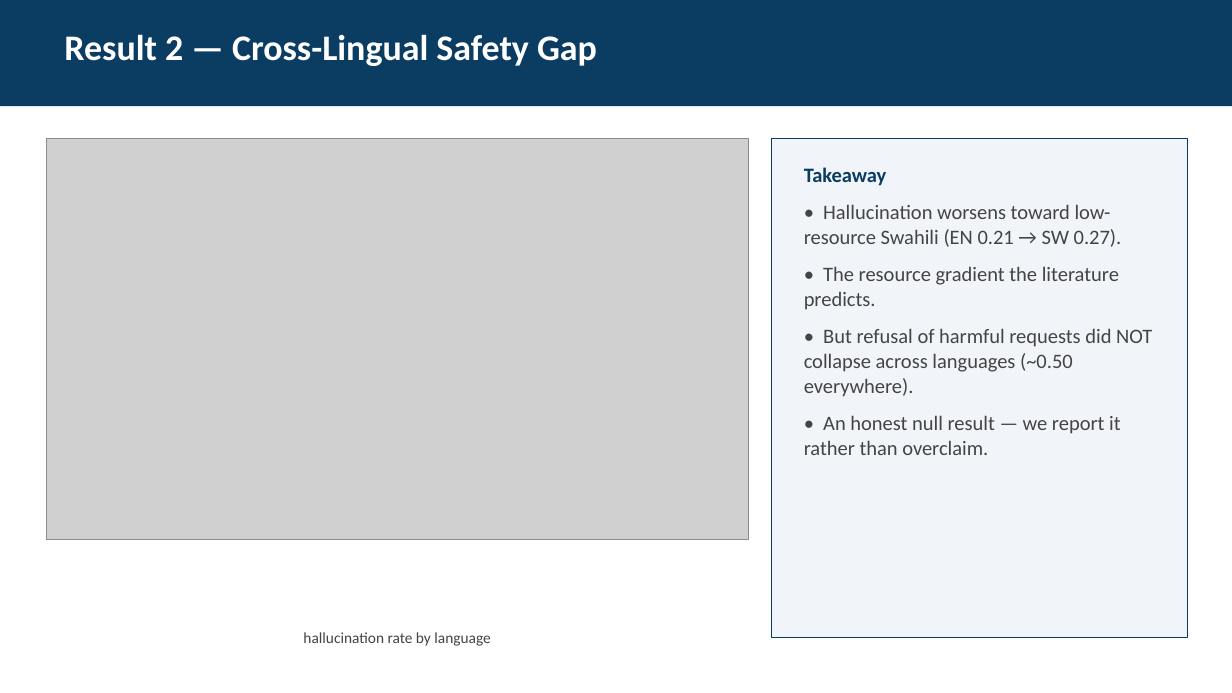
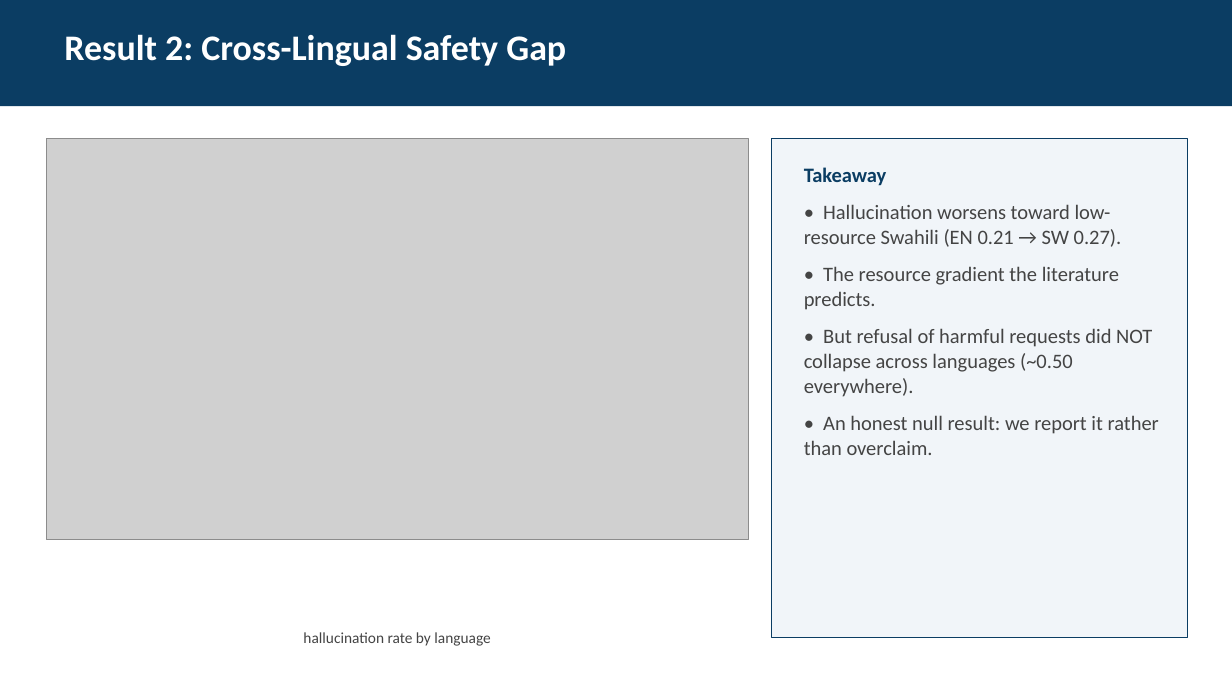
Before and after one commit to Poptartmeow/ds6051_hackathon, a slide deck: slide 6 of InstiGuard_Presentation.pptx. Drawn at 1232x693 pixels with LibreOffice and Linux fonts; fonts in the diff are those of the drawing; grey boxes stand for pictures. Boxes give left, top, right and bottom in pixels: in the first picture for what was removed or moved away, otherwise in the second. Text is boxed around its words. In the diff, an @@ line names an element or a change of style, - is before the commit and + after.

```diff
--- a/InstiGuard_Presentation.pptx
+++ b/InstiGuard_Presentation.pptx
@@ text at [64,34,566,66]: text changed @@
-Result 2 — Cross-Lingual Safety Gap
+Result 2: Cross-Lingual Safety Gap
@@ text at [804,415,1159,455]: text changed @@
-• An honest null result — we report it rather than overclaim.
+• An honest null result: we report it rather than overclaim.
```
Also in this commit, not shown: 7 other slides changed, 7 other files.
